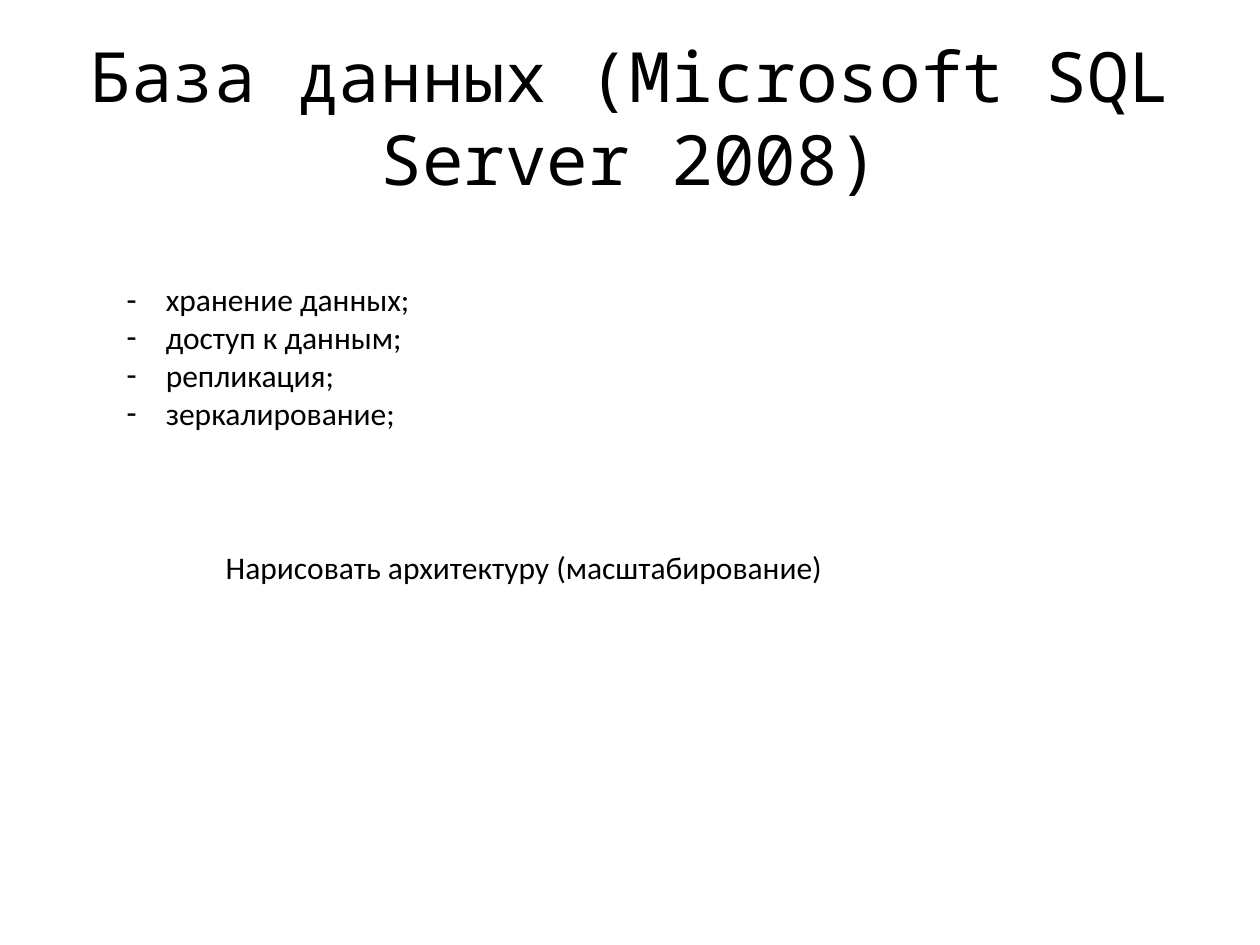
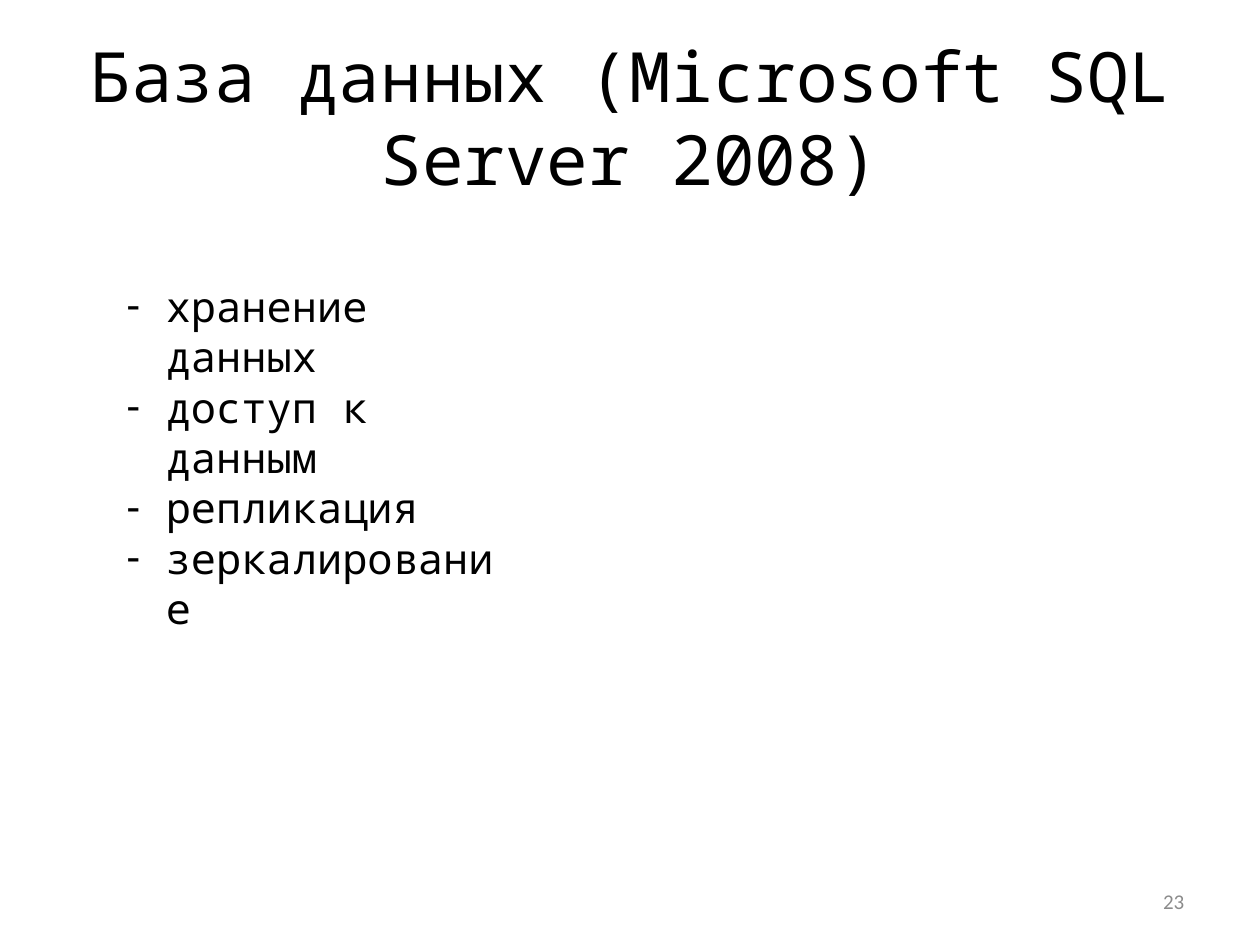
Before and after one commit to jpedraza/Health, a slide deck: slide 23 of Presentation/main.pptx (slide 16 before the commit). Drawn at 1260x945 pixels with LibreOffice and Linux fonts; fonts in the diff are those of the drawing. Boxes give left, top, right and bottom in pixels: in the first picture for what was removed or moved away, otherwise in the second. Text is boxed around its words. In the diff, an @@ line names an element or a change of style, - is before the commit and + after.

```diff
--- a/Presentation/main.pptx
+++ b/Presentation/main.pptx
@@ text at (166,299,418,533): text changed; size 18 to 24 pt; font Calibri to Noto Sans Mono @@
-– хранение данных;
-– доступ к данным;
-– репликация;
-– зеркалирование;
+– хранение данных
+– доступ к данным
+– репликация
+– зеркалирование
@@ text removed at (226,556,822,584) @@
-Нарисовать архитектуру (масштабирование)
@@ page number added at (1163,895,1184,909), 12 pt, text #8C8C8C @@
+23
```
Also in this commit, not shown: 31 other slides changed, 13 slides added, 1 slide removed, 4 other files.
